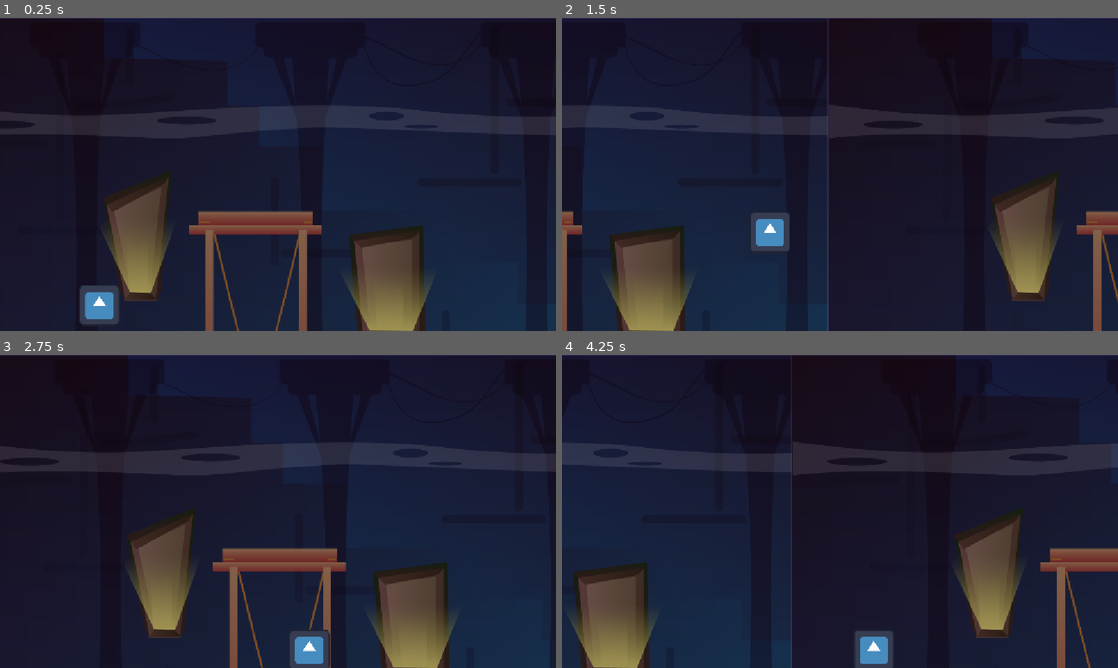
Above: before the commit, frames 1-4 (two rows, left to right).
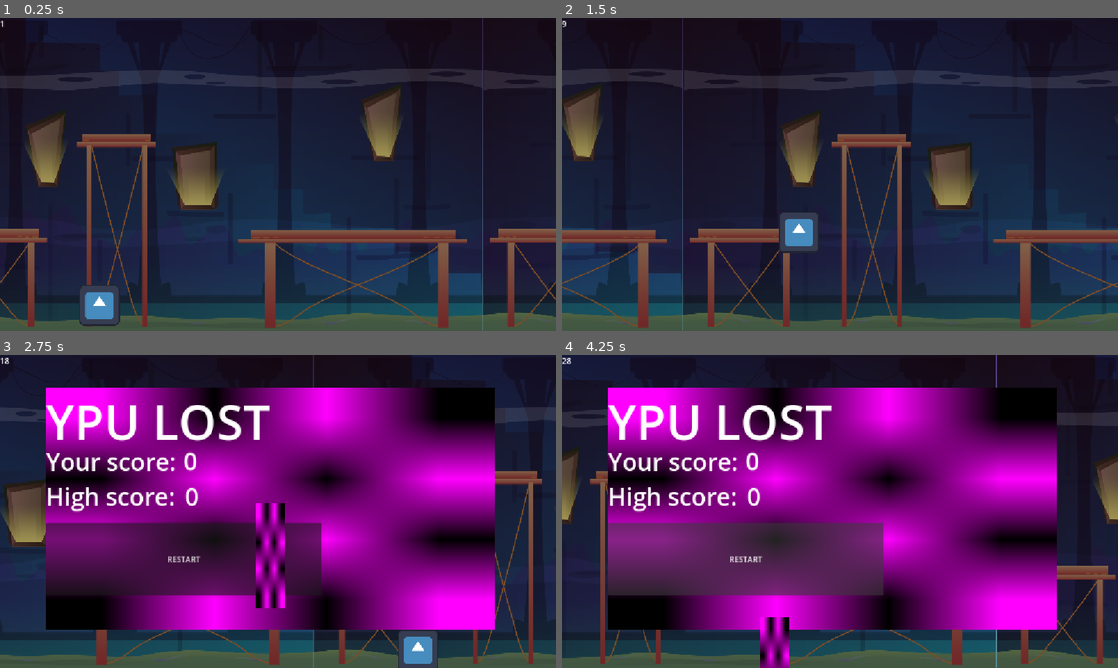
Above: after the commit, the same moments.

Repository: SanaDeghat/jetpack-joyride
Game: Godot game, scene res://mainScene.tscn
The game is run twice, just before and just after one commit, with the same random seed, the same clock (stepped at 60 frames per second) and the same inputs. The engine's default icon, where the game draws it, is replaced by a stand-in: a white triangle on a blue panel in a dark square.
Inputs (mouse positions are in pixels of both pictures, inside the frame that each line leads up to):
- Up to frame 1 (0.25 s): no input
- Up to frame 2 (1.5 s): tap Enter (ui_accept) at 0.5, 0.77 s; move the mouse to (962, 158) at 0.52 s; hold Right (ui_right) 0.53-1.28 s; tap Alt at 0.6 s; click (962, 158) at 0.67 s; move the mouse to (728, 190) at 1.27 s; hold Down from 1.28 s (still down); tap Shift at 1.35 s
- Up to frame 3 (2.75 s): tap Enter (ui_accept) at 1.52 s; move the mouse to (333, 442) at 2.02 s; release Down at 2.03 s; hold Right (ui_right) from 2.03 s (still down); tap Alt at 2.1 s
- Up to frame 4 (4.25 s): release Right (ui_right) at 2.75 s; click (745, 558) at 2.75 s, where only the run after the commit has a clickable "RESTART"; click (745, 558) at 3.5 s, where only the run after the commit has a clickable "RESTART"

The runs differ from the first frame. In frame 1, 38% of the frame differs, in the area x 0-100%, y 0-100%; in frame 2, 47%; in frame 3, 79%; in frame 4, 78%.

Commit message:
static obsticle spawining

Diff:
--- a/character_body_2d.gd
+++ b/character_body_2d.gd
@@ -4,6 +4,7 @@
 const SPEED = 300.0
 const JUMP_VELOCITY = -400.0
 const roof_y=50;
+var lives = 3
 
 func _physics_process(delta: float) -> void:
 	# Add the gravity.
@@ -15,16 +16,18 @@
 		velocity += get_gravity() * delta
 	else:
 		velocity.y=0
-	# Get the input direction and handle the movement/deceleration.
-	# As good practice, you should replace UI actions with custom gameplay actions.
 	var direction := Input.get_axis("ui_left", "ui_right")
 	if direction:
 		velocity.x = direction * SPEED
-	else:
-		velocity.x = move_toward(velocity.x, 0, SPEED)
-	print (position.y)
+
 
 	move_and_slide()
 	if position.y < roof_y:
 		position.y = roof_y
 		velocity.y = 0
+func deductlife ():
+	lives-=1
+
+
+func _on_obsticle_body_entered(body: Node2D) -> void:
+	print ("hit")
--- /dev/null
+++ b/global.gd
@@ -0,0 +1,11 @@
+extends Node
+var highscore=0
+
+# Called when the node enters the scene tree for the first time.
+func _ready() -> void:
+	pass # Replace with function body.
+
+
+# Called every frame. 'delta' is the elapsed time since the previous frame.
+func _process(delta: float) -> void:
+	pass
--- a/mainScene.tscn
+++ b/mainScene.tscn
@@ -1,23 +1,30 @@
 [gd_scene format=3 uid="uid://b06sk5lckfr65"]
 
+[ext_resource type="Script" uid="uid://c8cjgwq06k4iy" path="res://main_scene.gd" id="1_61od6"]
 [ext_resource type="Script" uid="uid://bbuoinsct66cl" path="res://character_body_2d.gd" id="1_g4qto"]
 [ext_resource type="Texture2D" uid="uid://b0fpvpbdcd3e4" path="res://background (2).png" id="1_hr5et"]
 [ext_resource type="Texture2D" uid="uid://ddukknn2tkr8p" path="res://icon.svg" id="2_hr5et"]
+[ext_resource type="Script" uid="uid://ddw2hh1owdrup" path="res://obsticle_spawner.gd" id="5_2qqqv"]
+[ext_resource type="PackedScene" uid="uid://vvviiqxh68vp" path="res://staticOsticle.tscn" id="6_we1jl"]
 
 [sub_resource type="RectangleShape2D" id="RectangleShape2D_61od6"]
 size = Vector2(68, 73)
 
+[sub_resource type="PlaceholderTexture2D" id="PlaceholderTexture2D_2qqqv"]
+
 [node name="Node2D" type="Node2D" unique_id=1058356665]
+script = ExtResource("1_61od6")
 
 [node name="Parallax2D" type="Parallax2D" parent="." unique_id=421721611]
-repeat_size = Vector2(1300, 0)
-autoscroll = Vector2(-500, 0)
+repeat_size = Vector2(1150, 0)
+autoscroll = Vector2(-600, 0)
 repeat_times = 2
 
 [node name="TextureRect" type="TextureRect" parent="Parallax2D" unique_id=1910329956]
-offset_right = 1926.0
-offset_bottom = 1083.0
+offset_right = 1152.0
+offset_bottom = 648.0
 texture = ExtResource("1_hr5et")
+expand_mode = 1
 
 [node name="CharacterBody2D" type="CharacterBody2D" parent="." unique_id=1518095123]
 position = Vector2(206, 566)
@@ -32,3 +39,76 @@
 [node name="CollisionShape2D" type="CollisionShape2D" parent="CharacterBody2D" unique_id=132834216]
 position = Vector2(1, 0.5)
 shape = SubResource("RectangleShape2D_61od6")
+
+[node name="Label" type="Label" parent="." unique_id=1031648831]
+offset_right = 40.0
+offset_bottom = 23.0
+text = "0000000"
+
+[node name="Timer" type="Timer" parent="." unique_id=1375024688]
+process_callback = 0
+wait_time = 0.15
+autostart = true
+
+[node name="obsticle_spawner" type="Node" parent="." unique_id=295484773]
+script = ExtResource("5_2qqqv")
+obstacle_scene = ExtResource("6_we1jl")
+
+[node name="StaticBody2D" parent="obsticle_spawner" unique_id=1314106614 instance=ExtResource("6_we1jl")]
+
+[node name="onsticleTimer" type="Timer" parent="obsticle_spawner" unique_id=1315491226]
+wait_time = 1.2
+autostart = true
+
+[node name="TextureRect" type="TextureRect" parent="." unique_id=468189637]
+visible = false
+offset_left = 95.0
+offset_top = 69.0
+offset_right = 1025.0
+offset_bottom = 570.0
+texture = SubResource("PlaceholderTexture2D_2qqqv")
+
+[node name="lost" type="Label" parent="TextureRect" unique_id=955422902]
+layout_mode = 0
+offset_right = 914.0
+offset_bottom = 207.0
+theme_override_font_sizes/font_size = 100
+text = "YPU LOST"
+
+[node name="scores" type="Label" parent="TextureRect/lost" unique_id=1409815164]
+layout_mode = 0
+offset_top = 117.0
+offset_right = 564.0
+offset_bottom = 207.0
+theme_override_font_sizes/font_size = 50
+text = "Your score:
+High score:"
+
+[node name="YourScore" type="Label" parent="TextureRect/lost/scores" unique_id=142045695]
+layout_mode = 0
+offset_left = 285.0
+offset_top = -1.0
+offset_right = 353.0
+offset_bottom = 68.0
+theme_override_font_sizes/font_size = 50
+text = "0"
+
+[node name="highScore" type="Label" parent="TextureRect/lost/scores" unique_id=976064329]
+layout_mode = 0
+offset_left = 288.0
+offset_top = 72.0
+offset_right = 471.0
+offset_bottom = 141.0
+theme_override_font_sizes/font_size = 50
+text = "0"
+
+[node name="Restart" type="Button" parent="TextureRect" unique_id=811361673]
+layout_mode = 0
+offset_top = 278.0
+offset_right = 571.0
+offset_bottom = 429.0
+text = "RESTART"
+
+[connection signal="timeout" from="Timer" to="." method="_on_timer_timeout"]
+[connection signal="impact" from="obsticle_spawner/StaticBody2D" to="." method="_on_static_body_2d_impact"]
+[connection signal="timeout" from="obsticle_spawner/onsticleTimer" to="obsticle_spawner" method="_on_onsticle_timer_timeout"]
--- /dev/null
+++ b/main_scene.gd
@@ -0,0 +1,10 @@
+extends Node2D
+var score=0
+@onready var label: Label = $Label
+@onready var timer: Timer = $Timer
+@onready var lose_screen: TextureRect = $TextureRect
+
+
+func _on_timer_timeout() -> void:
+	score += 1
+	label.text = str(score)
--- /dev/null
+++ b/obsticle_spawner.gd
@@ -0,0 +1,29 @@
+extends Node
+
+@export var obstacle_scene: PackedScene
+@export var spawn_rate := 1.3
+@onready var onsticle_timer: Timer = $onsticleTimer
+@onready var lose_screen: TextureRect = $"../TextureRect"
+
+func _ready():
+	onsticle_timer.wait_time = spawn_rate
+	onsticle_timer.start()
+
+
+
+func spawn_obstacle():
+	var obstacle = obstacle_scene.instantiate()
+
+	obstacle.global_position.x = 1400
+	obstacle.global_position.y = randf_range(50, 550)
+
+	obstacle.impact.connect(_on_obstacle_impact)
+
+	add_child(obstacle)
+func _on_obstacle_impact():
+	print("touching")
+	lose_screen.visible = true
+
+func _on_onsticle_timer_timeout() -> void:
+	print(onsticle_timer.wait_time)
+	spawn_obstacle()
--- a/project.godot
+++ b/project.godot
@@ -14,6 +14,10 @@
 run/main_scene="uid://b06sk5lckfr65"
 config/features=PackedStringArray("4.6", "GL Compatibility")
 config/icon="res://icon.svg"
+
+[autoload]
+
+global="*uid://dppjkre7l4tt8"
 
 [display]
 
--- /dev/null
+++ b/staticOsticle.tscn
@@ -0,0 +1,24 @@
+[gd_scene format=3 uid="uid://vvviiqxh68vp"]
+
+[ext_resource type="Script" uid="uid://dxcubkqo0w8b2" path="res://static_body_2d.gd" id="1_1c3bj"]
+
+[sub_resource type="PlaceholderTexture2D" id="PlaceholderTexture2D_2qqqv"]
+
+[sub_resource type="RectangleShape2D" id="RectangleShape2D_we1jl"]
+size = Vector2(52, 209)
+
+[node name="StaticBody2D" type="StaticBody2D" unique_id=1314106614]
+script = ExtResource("1_1c3bj")
+
+[node name="TextureRect" type="TextureRect" parent="." unique_id=1067446494]
+offset_right = 61.0
+offset_bottom = 217.0
+texture = SubResource("PlaceholderTexture2D_2qqqv")
+
+[node name="Area2D" type="Area2D" parent="." unique_id=506033988]
+
+[node name="CollisionShape2D" type="CollisionShape2D" parent="Area2D" unique_id=964509746]
+position = Vector2(30, 109)
+shape = SubResource("RectangleShape2D_we1jl")
+
+[connection signal="body_entered" from="Area2D" to="." method="_on_area_2d_body_entered"]
--- /dev/null
+++ b/static_body_2d.gd
@@ -0,0 +1,13 @@
+extends StaticBody2D
+
+@export var speed := 600.0
+signal impact
+func _process(delta):
+	global_position.x -= speed * delta
+
+	if global_position.x < -100:
+		queue_free()
+
+
+func _on_area_2d_body_entered(body: Node2D) -> void:
+	impact.emit()
Not shown, added: global.gd.uid
Not shown, added: main_scene.gd.uid
Not shown, added: obsticle_spawner.gd.uid
Not shown, added: static_body_2d.gd.uid
